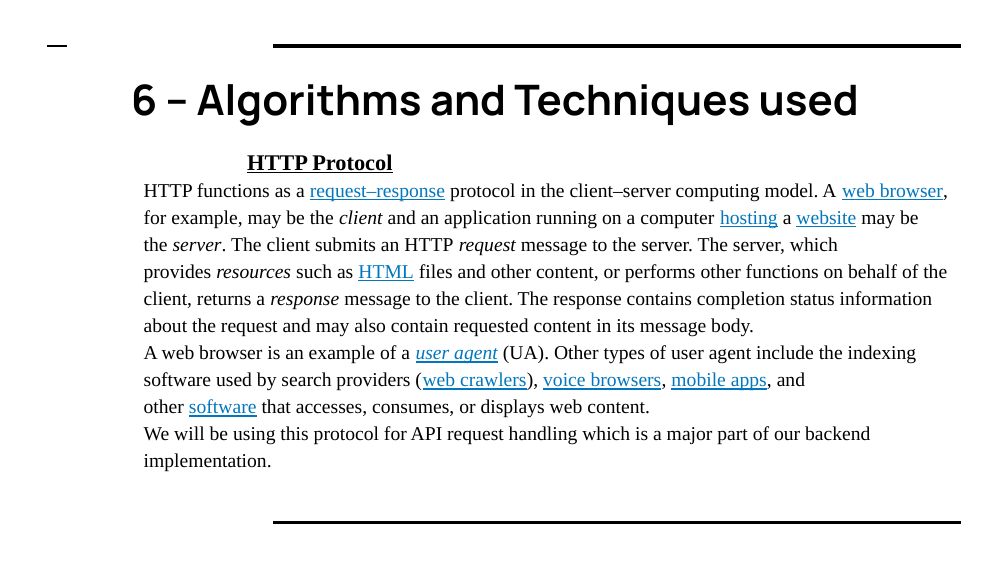
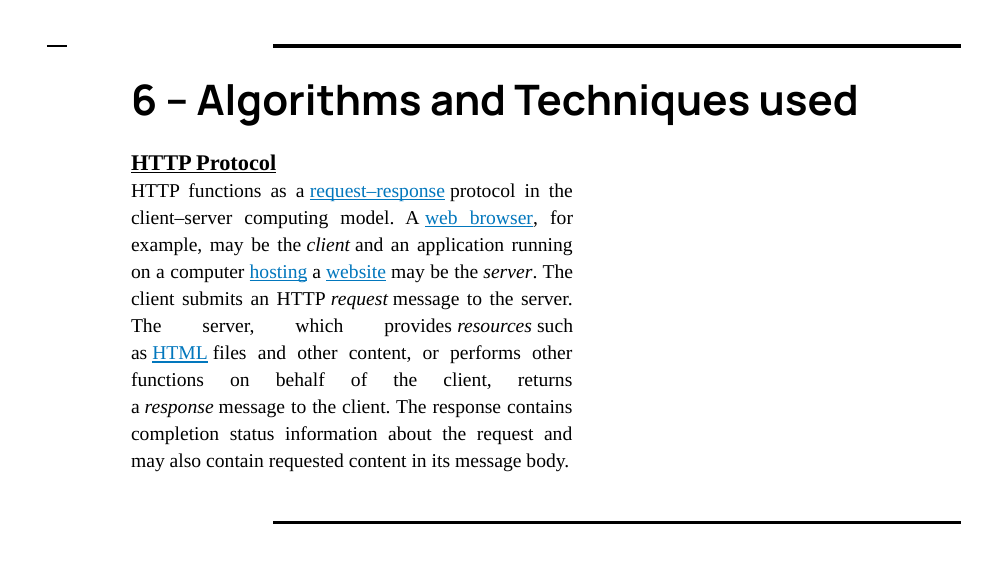
Before and after one commit to meetb007/kissan-bandhu, a slide deck: slide 17 of documents/kisaan Bandhu.pptx (slide 18 before the commit). Drawn at 1008x567 pixels with LibreOffice and Linux fonts; fonts in the diff are those of the drawing. Boxes give left, top, right and bottom in pixels: in the first picture for what was removed or moved away, otherwise in the second. Text is boxed around its words. In the diff, an @@ line names an element or a change of style, - is before the commit and + after.

```diff
--- a/documents/kisaan Bandhu.pptx
+++ b/documents/kisaan Bandhu.pptx
@@ text "HTTP Protocol" at (x1=131, y1=154, x2=573, y2=472): indent changed; alignment left to justified @@
@@ text at (x1=144, y1=345, x2=917, y2=472): paragraphs removed @@
-A web browser is an example of a user agent (UA). Other types of user agent include the indexing software used by search providers (web crawlers), voice browsers, mobile apps, and other software that accesses, consumes, or displays web content.
-We will be using this protocol for API request handling which is a major part of our backend implementation.
```
Also in this commit, not shown: 8 other slides changed, 2 slides added, 2 slides removed, 4 other files.
